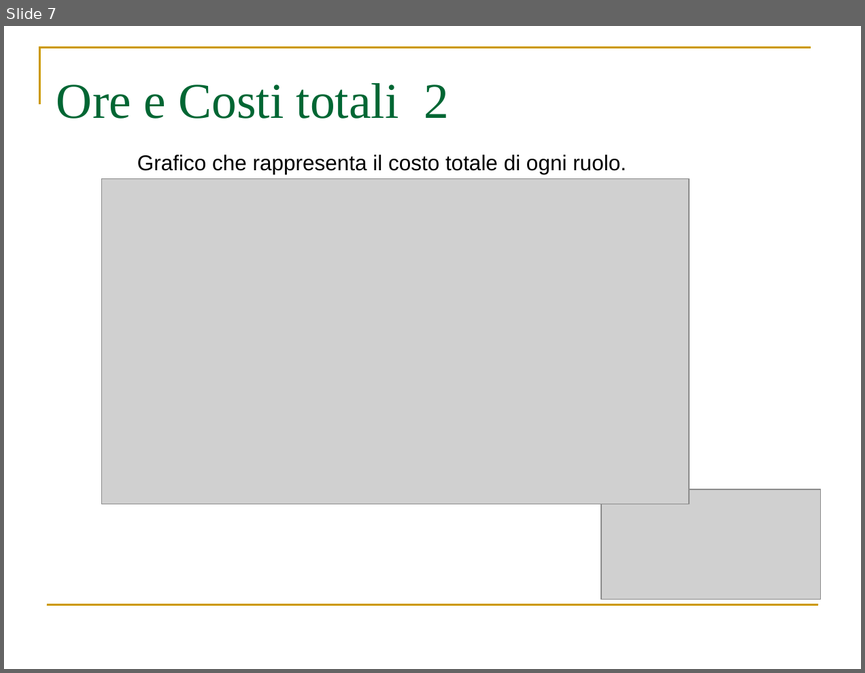
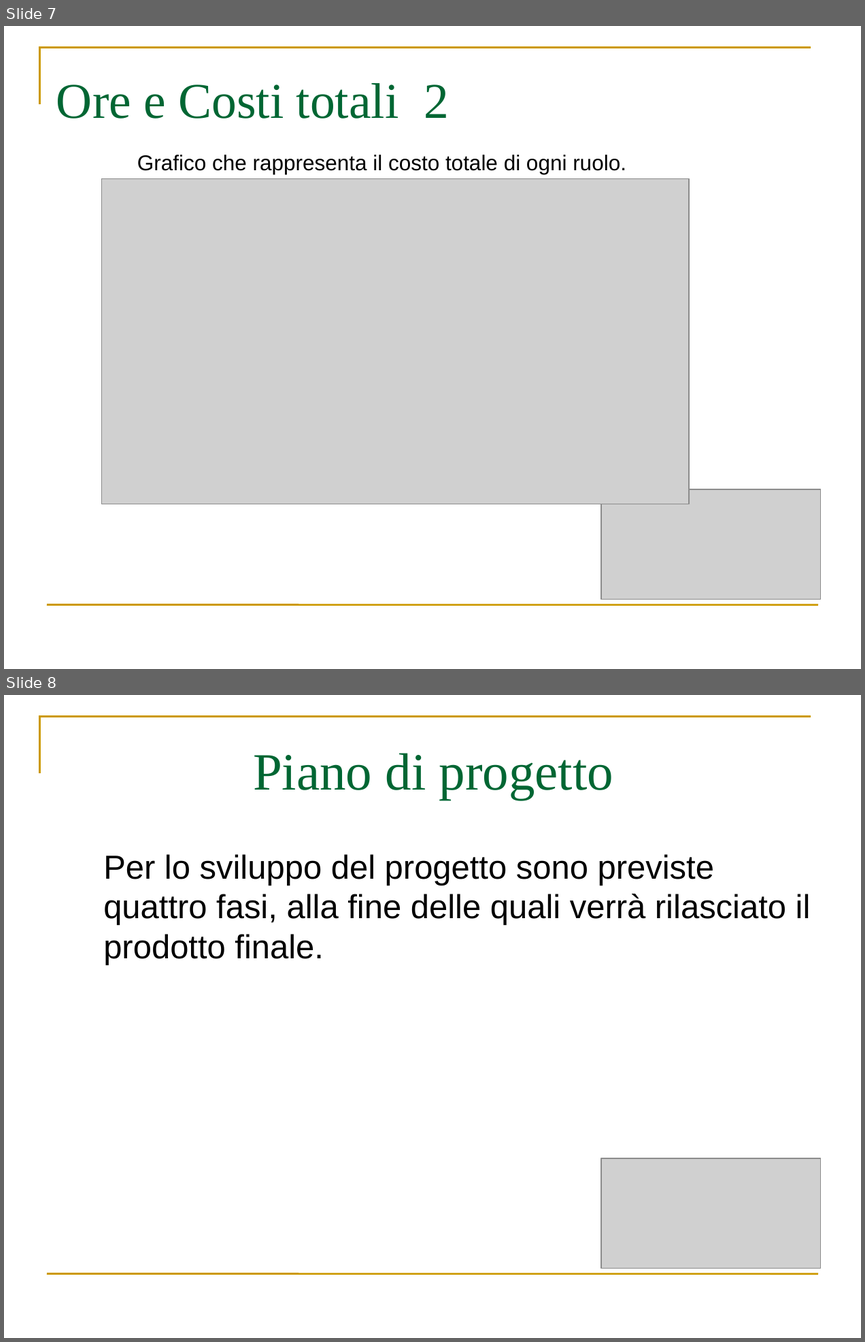
Before and after one commit to webshape/ajaxdraw, a slide deck: doc/PresentazioneRR/PresentazionePianoDiProgetto.ppt. Shown one above the other, each under a label of ours: slide 7 before the commit, slides 7 and 8 after it. The pictures are 865x673 and 865x1342 pixels, drawn with LibreOffice and Linux fonts; fonts in the diff are those of the drawing; grey boxes stand for pictures. Boxes give left, top, right and bottom in pixels: in the first picture for what was removed or moved away, otherwise in the second. Text is boxed around its words. In the diff, an @@ line names an element or a change of style, - is before the commit and + after.

```diff
--- a/doc/PresentazioneRR/PresentazionePianoDiProgetto.ppt
+++ b/doc/PresentazioneRR/PresentazionePianoDiProgetto.ppt
@@ slide 8 added at [4,695,861,1338], background #FFFFFF; not listed: 2 template elements that a slide beside it also shows @@
@@ title added at [253,753,613,800], 44 pt, text #006633 @@
+Piano di progetto
@@ text added at [103,854,810,965], 28 pt, text #000000 @@
+Per lo sviluppo del progetto sono previste quattro fasi, alla fine delle quali verrà rilasciato il prodotto finale.
@@ picture added at [601,1157,821,1268] @@
```
Also in this commit, not shown: 2 slides changed, 5 other slides added.
